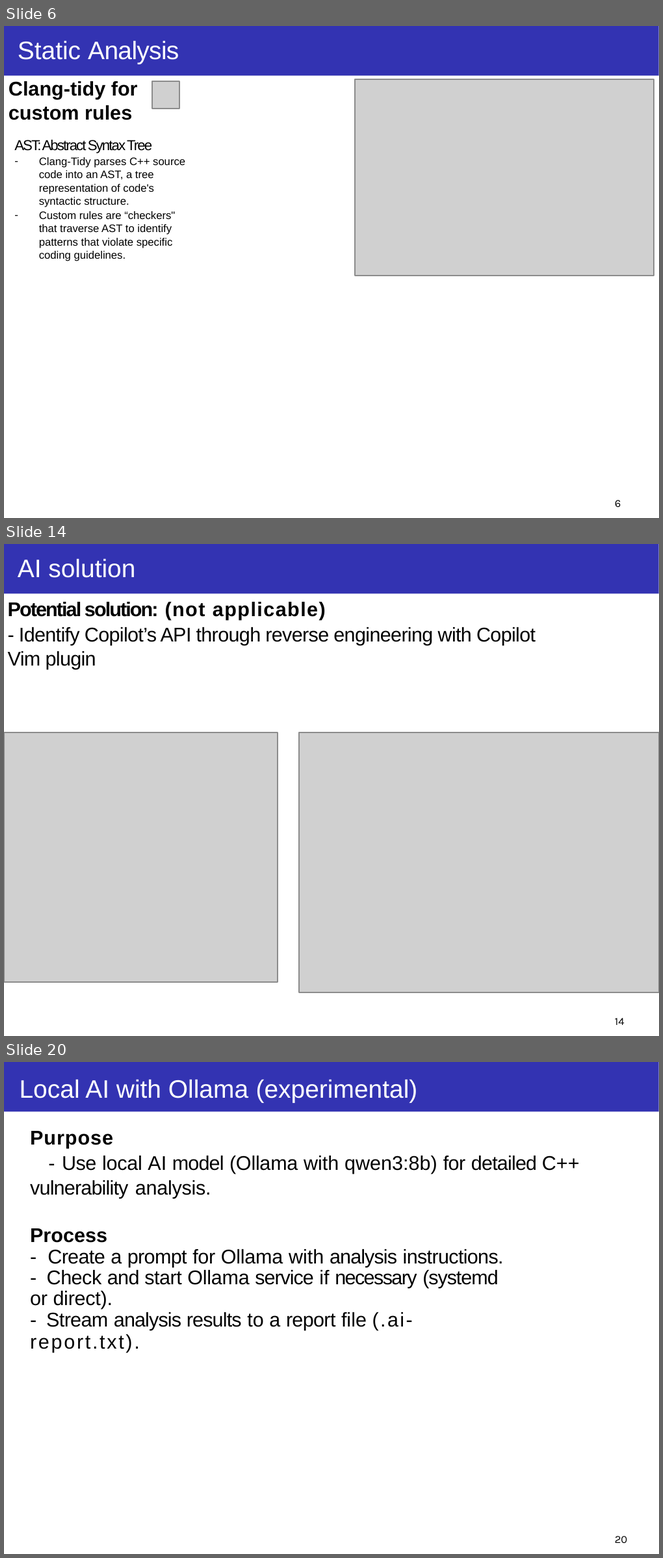
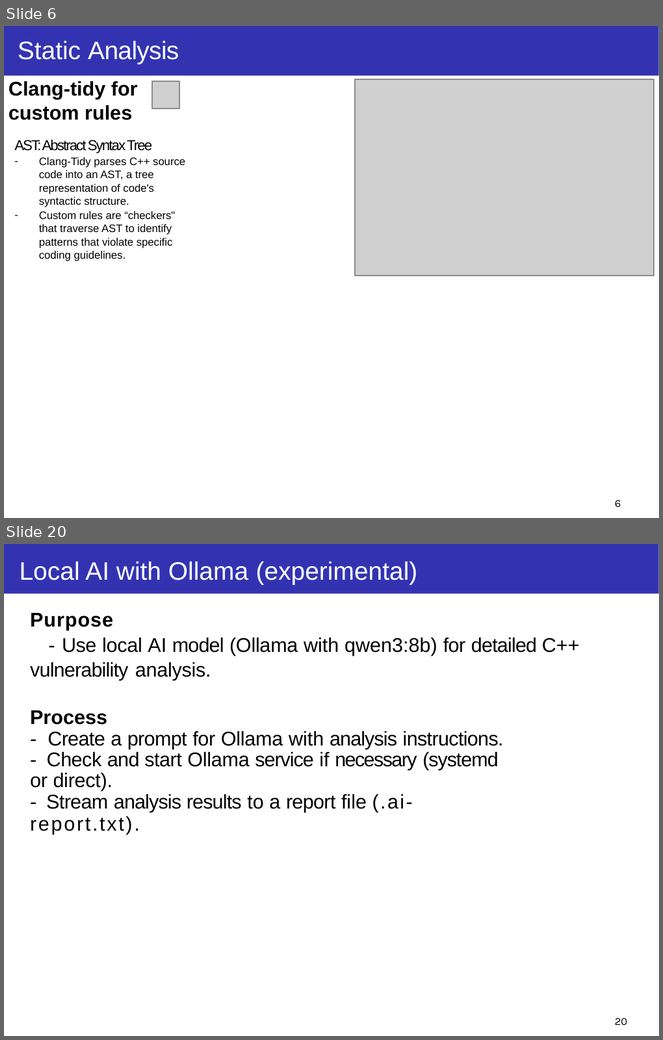
Before and after one commit to taikt/codefun, a slide deck: deepl/code_guard/doc/Code-Guard.pptx. Shown one above the other, each under a label of ours: slides 6, 14 and 20 before the commit, slides 6 and 20 after it; the slides between them are not shown. The pictures are 663x1558 and 663x1040 pixels, drawn with LibreOffice and Linux fonts; fonts in the diff are those of the drawing; grey boxes stand for pictures; background and template pictures are left out. Boxes give left, top, right and bottom in pixels: in the first picture for what was removed or moved away, otherwise in the second. Text is boxed around its words. In the diff, an @@ line names an element or a change of style, - is before the commit and + after.

```diff
--- a/deepl/code_guard/doc/Code-Guard.pptx
+++ b/deepl/code_guard/doc/Code-Guard.pptx
@@ slide 14 removed at (4, 544, 659, 1036), background #FFFFFF; not listed: 1 template element that a slide beside it also shows @@
@@ title removed at (18, 559, 135, 578) @@
-AI solution
@@ text removed at (8, 602, 536, 669) @@
-Potential solution: (not applicable)
-- Identify Copilot’s API through reverse engineering with Copilot Vim plugin
@@ picture removed at (4, 732, 277, 982) @@
@@ picture removed at (299, 732, 659, 992) @@
@@ page number removed at (615, 1018, 625, 1025) @@
-14
```
Also in this commit, not shown: 6 slides changed, 7 slides added, 6 other slides removed.
